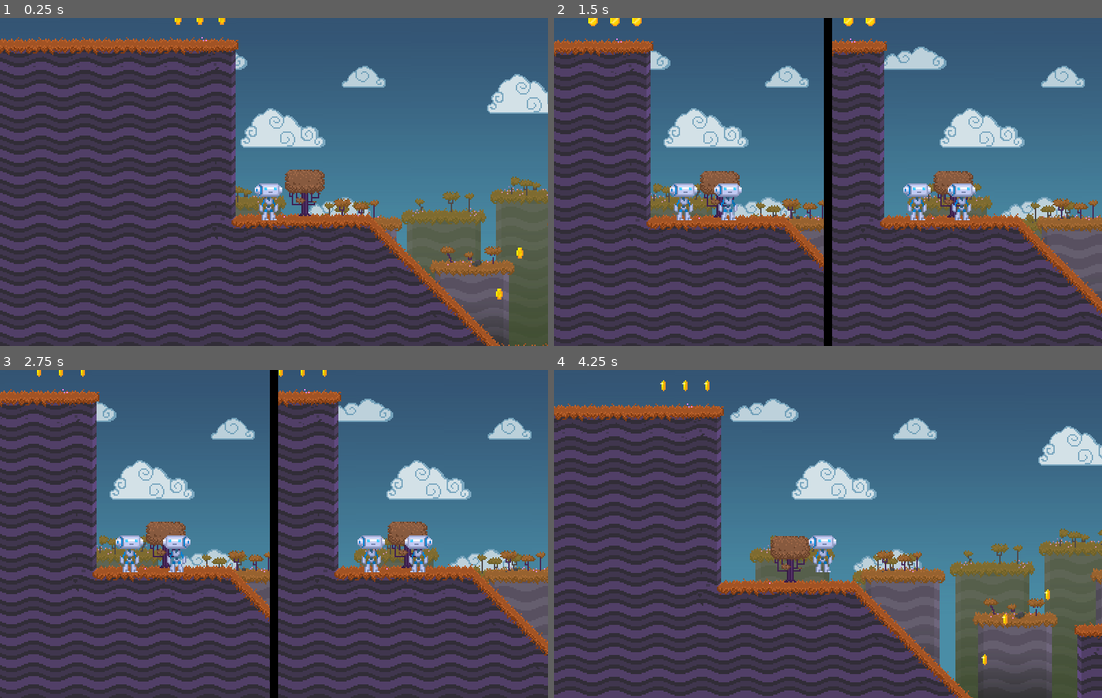
Above: before the commit, frames 1-4 (two rows, left to right).
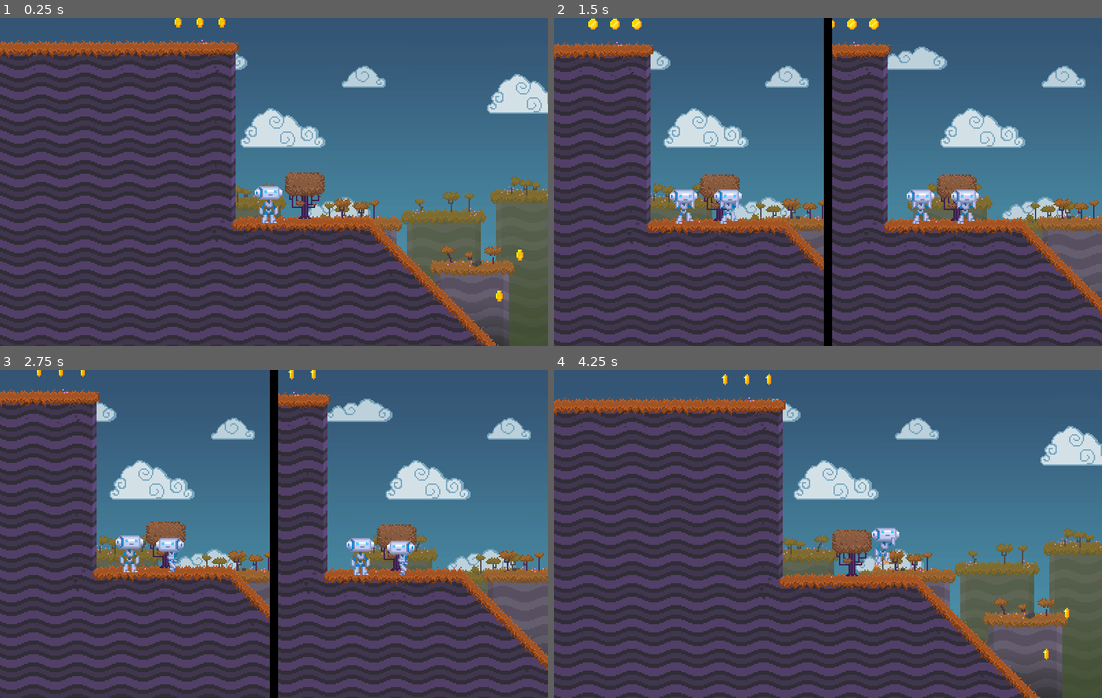
Above: after the commit, the same moments.

Repository: Stribe2/Prototype4
Game: Godot game, scene res://src/Main/Game.tscn
Two runs of this game, one before a commit and one after it. Both use one fixed random seed, a clock stepped at 60 frames per second and the inputs below.
Inputs:
- Up to frame 1 (0.25 s): no input
- Up to frame 2 (1.5 s): hold Right (move_right) from 0.53 s (still down); tap Up (jump) at 0.6, 0.77, 1.07 s; tap Tab (splitscreen) at 1.35 s
- Up to frame 3 (2.75 s): tap Up (jump) at 1.52, 1.55, 1.82, 2.1 s; release Right (move_right) at 2.03 s; hold Left (move_left) from 2.03 s (still down)
- Up to frame 4 (4.25 s): release Left (move_left) at 2.78 s; hold Right (move_right) from 2.78 s (still down); tap Tab (splitscreen) at 2.85 s; tap Up (jump) at 3.02, 3.05, 3.32, 3.6, 3.77, 4.07 s

The runs differ from the first frame. In frame 1, 16% of the frame differs, in the area x 0-100%, y 0-100%; in frame 2, 21%; in frame 3, 12%; in frame 4, 37%, in the area x 0-100%, y 1-100%.
Error in both runs: Attempt to call function 'connect' in base 'null instance' on a null instance. (res://src/UserInterface/CoinsCounter.gd:21)

Commit message:
added player animations back in

Diff:
--- a/platformer/src/Actors/Player.gd
+++ b/platformer/src/Actors/Player.gd
@@ -6,6 +6,10 @@
 signal collect_coin()
 
 const FLOOR_DETECT_DISTANCE = 20.0
+
+# sloope threshold in radians.
+# Anything greater will be treated like a wall: player slides down and can't jump from it
+const SLOPE_THRESHOLD = 0.9
 
 export(String) var action_suffix = ""
 
@@ -31,24 +35,13 @@
 		camera.make_current()
 
 
-# Physics process is a built-in loop in Godot.
-# If you define _physics_process on a node, Godot will call it every frame.
-
-# We use separate functions to calculate the direction and velocity to make this one easier to read.
+# Physics process is a built-in loop in Godot that is called every frame.
 # At a glance, you can see that the physics process loop:
 # 1. Calculates the move direction.
 # 2. Calculates the move velocity.
 # 3. Moves the character.
 # 4. Updates the sprite direction.
-# 5. Shoots bullets.
 # 6. Updates the animation.
-
-# Splitting the physics process logic into functions not only makes it
-# easier to read, it help to change or improve the code later on:
-# - If you need to change a calculation, you can use Go To -> Function
-#   (Ctrl Alt F) to quickly jump to the corresponding function.
-# - If you split the character into a state machine or more advanced pattern,
-#   you can easily move individual functions.
 func _physics_process(_delta):
 	# Play jump sound
 	if Input.is_action_just_pressed("jump" + action_suffix) and is_on_floor():
@@ -63,16 +56,20 @@
 		snap_vector = Vector2.DOWN * FLOOR_DETECT_DISTANCE
 	var is_on_platform = platform_detector.is_colliding()
 	_velocity.y = move_and_slide_with_snap(
-		_velocity, snap_vector, FLOOR_NORMAL, not is_on_platform, 4, 0.9, false
+		_velocity, snap_vector, FLOOR_NORMAL, not is_on_platform, 4, SLOPE_THRESHOLD, false
 	).y
 
-	# When the character’s direction changes, we want to to scale the Sprite accordingly to flip it.
-	# This will make Robi face left or right depending on the direction you move.
+	# Flip character sprite so it faces the move direction
 	if direction.x != 0:
 		if direction.x > 0:
 			sprite.scale.x = 1
 		else:
 			sprite.scale.x = -1
+
+
+	var animation = get_new_animation()
+	if animation != animation_player.current_animation:
+		animation_player.play(animation)
 
 
 func get_direction():
@@ -83,7 +80,6 @@
 
 
 # This function calculates a new velocity whenever you need it.
-# It allows you to interrupt jumps.
 func calculate_move_velocity(
 		direction,
 		delta
@@ -106,7 +102,7 @@
 	return velocity
 
 
-func get_new_animation(is_shooting = false):
+func get_new_animation():
 	var animation_new = ""
 	if is_on_floor():
 		if abs(_velocity.x) > 0.1:
@@ -118,6 +114,4 @@
 			animation_new = "falling"
 		else:
 			animation_new = "jumping"
-	if is_shooting:
-		animation_new += "_weapon"
 	return animation_new
--- a/platformer/src/Actors/Player.tscn
+++ b/platformer/src/Actors/Player.tscn
@@ -218,6 +218,8 @@
 current = true
 zoom = Vector2( 0.5, 0.5 )
 process_mode = 0
+drag_margin_h_enabled = true
+smoothing_enabled = true
 
 [node name="CollisionShape2D" type="CollisionShape2D" parent="."]
 position = Vector2( 0, -14 )
